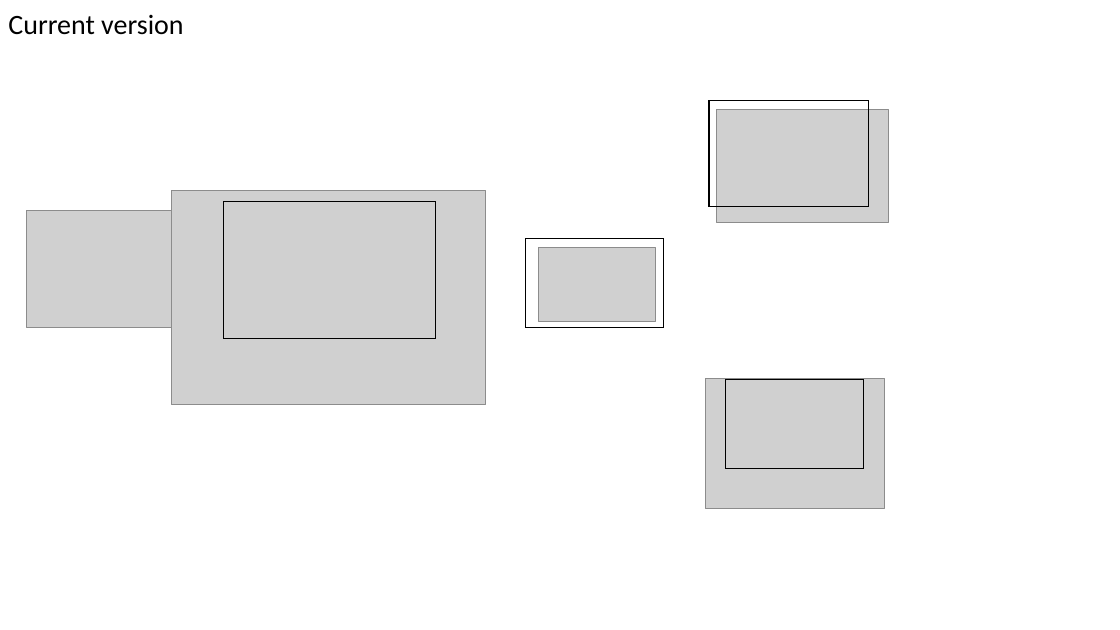
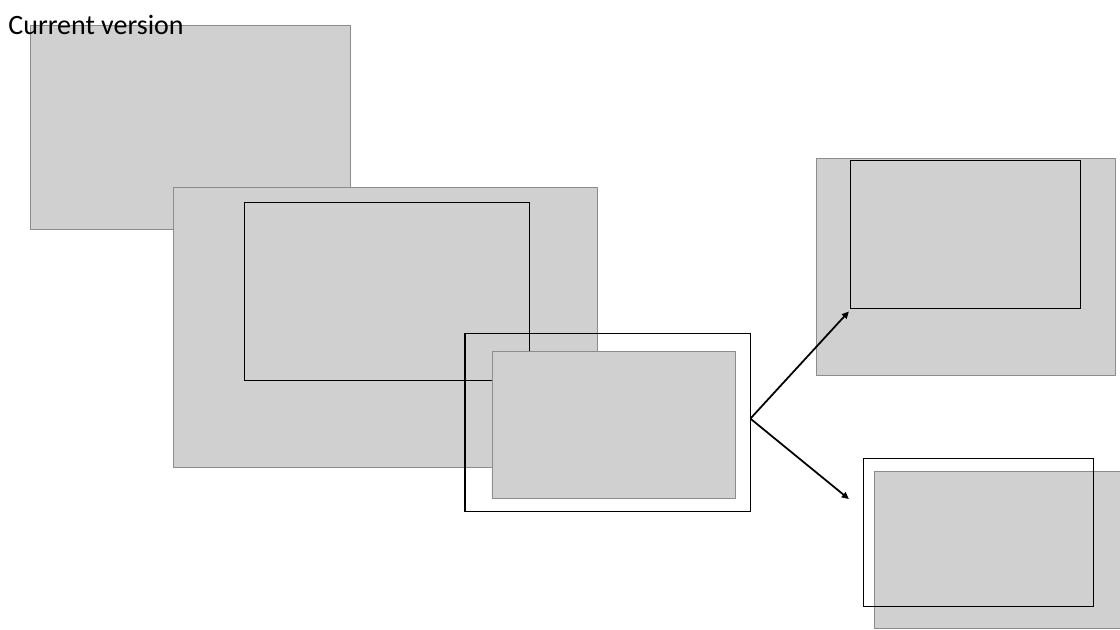
Before and after one commit to gpagnier/rampAnalysis, a slide deck: slide 12 of ShenhavLabMeeting10.29.pptx (slide 10 before the commit). Drawn at 1120x630 pixels with LibreOffice and Linux fonts; fonts in the diff are those of the drawing; grey boxes stand for pictures. Boxes give left, top, right and bottom in pixels: in the first picture for what was removed or moved away, otherwise in the second. Text is boxed around its words. In the diff, an @@ line names an element or a change of style, - is before the commit and + after.

```diff
--- a/ShenhavLabMeeting10.29.pptx
+++ b/ShenhavLabMeeting10.29.pptx
@@ picture: place and size @@
-picture at [27,210,211,328]
+picture at [31,25,350,229]
@@ picture: place and size @@
-picture at [705,379,884,509]
+picture at [817,158,1116,376]
@@ rectangle: place and size @@
-rectangle at [726,380,864,469]
+rectangle at [851,160,1081,309]
@@ picture: place and size @@
-picture at [171,191,486,406]
+picture at [174,187,597,468]
@@ rectangle: place and size @@
-rectangle at [223,202,435,339]
+rectangle at [245,202,530,381]
@@ arrow added from (750, 418) to (849, 312), #000000 1.5 pt @@
@@ rectangle: place and size @@
-rectangle at [525,239,663,328]
+rectangle at [465,334,751,513]
@@ picture: place and size @@
-picture at [539,248,656,321]
+picture at [492,352,736,499]
@@ arrow added from (750, 418) to (849, 499), #000000 1.5 pt @@
@@ rectangle: place and size @@
-rectangle at [709,101,869,207]
+rectangle at [864,459,1094,607]
@@ picture: place and size @@
-picture at [717,110,888,223]
+picture at [875,472,1120,629]
```
Also in this commit, not shown: 14 other slides changed, 14 slides added, 5 slides removed, 2 other files.
